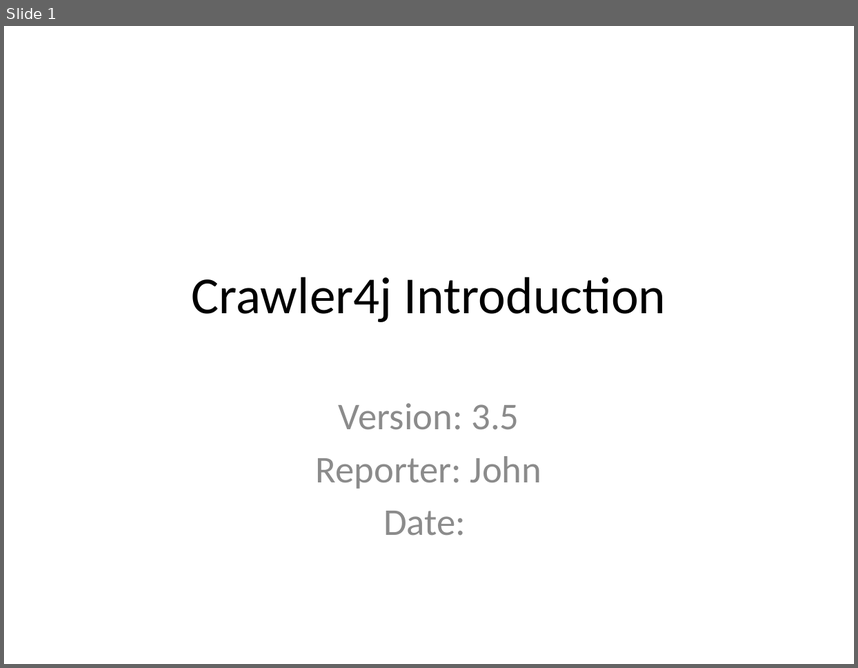
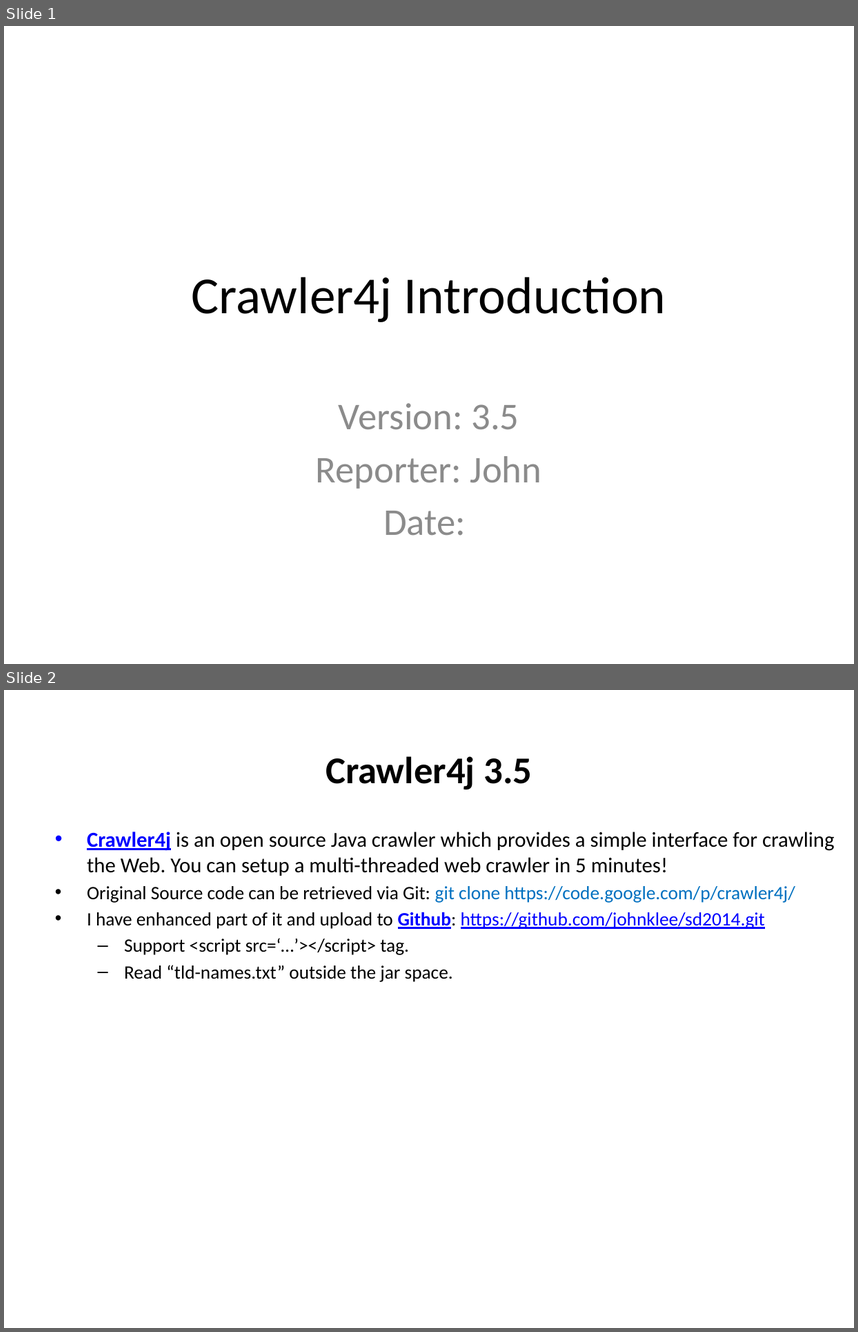
Before and after one commit to johnklee/sd2014, a slide deck: SD_Crawler4j/docs/Crawler4j_Introduction.pptx. Shown one above the other, each under a label of ours: slide 1 before the commit, slides 1 and 2 after it. The pictures are 858x668 and 858x1332 pixels, drawn with LibreOffice and Linux fonts; fonts in the diff are those of the drawing. Boxes give left, top, right and bottom in pixels: in the first picture for what was removed or moved away, otherwise in the second. Text is boxed around its words. In the diff, an @@ line names an element or a change of style, - is before the commit and + after.

```diff
--- a/SD_Crawler4j/docs/Crawler4j_Introduction.pptx
+++ b/SD_Crawler4j/docs/Crawler4j_Introduction.pptx
@@ slide 2 added at [4, 690, 854, 1328], background #FFFFFF @@
@@ title added at [326, 756, 532, 790], 32 pt, text #000000, bold @@
+Crawler4j 3.5
@@ text added at [87, 831, 834, 982], 16 pt, text #000000 @@
+• Crawler4j is an open source Java crawler which provides a simple interface for crawling the Web. You can setup a multi-threaded web crawler in 5 minutes!
+• Original Source code can be retrieved via Git: git clone https://code.google.com/p/crawler4j/
+• I have enhanced part of it and upload to Github: https://github.com/johnklee/sd2014.git
+  – Support <script src=‘…’></script> tag.
+  – Read “tld-names.txt” outside the jar space.
```
Also in this commit, not shown: 1 other slide added, 3 other files.
